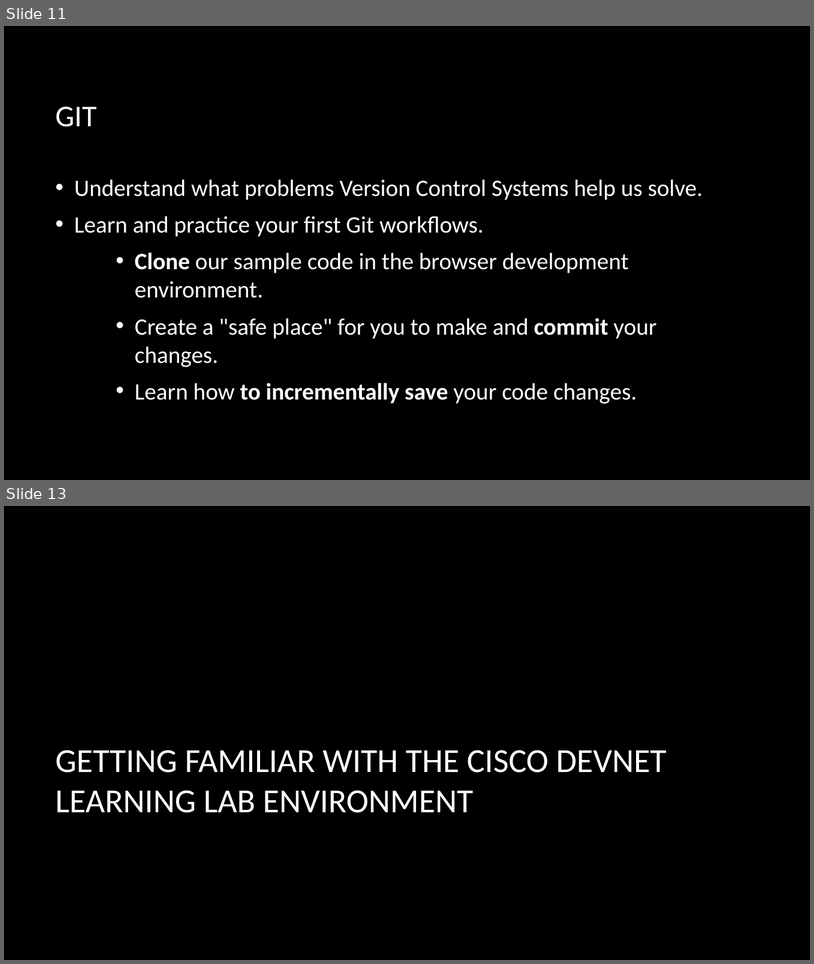
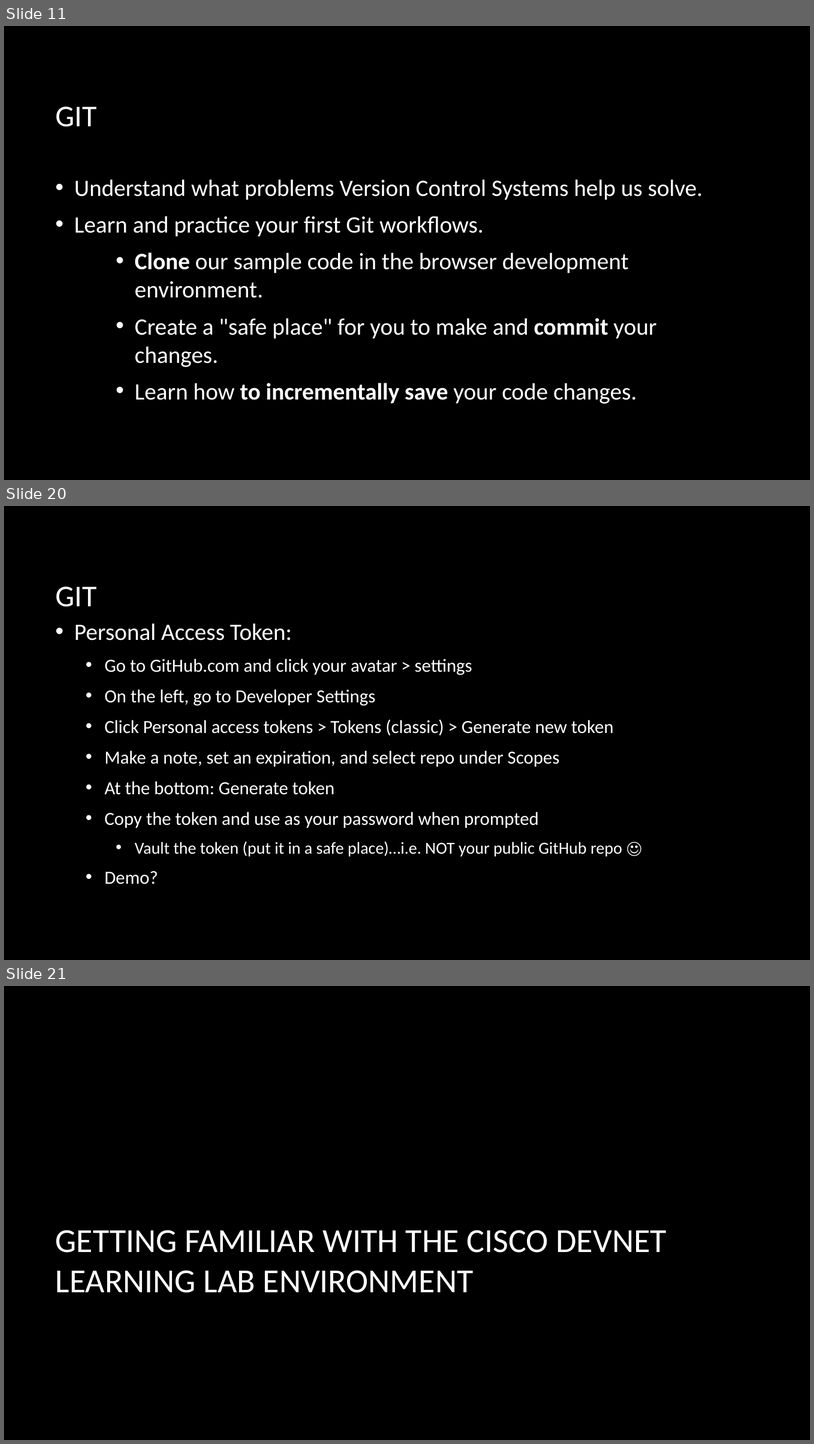
Before and after one commit to CiscoDevNet/WASTC2024-vFDW, a slide deck: 1-Monday/Intro-to-Git/WASTC2024-vFDW-Intro-to-Git.pptx. Shown one above the other, each under a label of ours: slides 11 and 13 before the commit, slides 11, 20 and 21 after it; the slides between them are not shown. The pictures are 814x964 and 814x1444 pixels, drawn with LibreOffice and Linux fonts; fonts in the diff are those of the drawing; background and template pictures are left out. Boxes give left, top, right and bottom in pixels: in the first picture for what was removed or moved away, otherwise in the second. Text is boxed around its words. In the diff, an @@ line names an element or a change of style, - is before the commit and + after.

```diff
--- a/1-Monday/Intro-to-Git/WASTC2024-vFDW-Intro-to-Git.pptx
+++ b/1-Monday/Intro-to-Git/WASTC2024-vFDW-Intro-to-Git.pptx
@@ slide 20 added at <box>4,506,810,960</box>, background picture (left out) @@
@@ title added at <box>56,586,97,607</box>, 36 pt, text #FFFFFF @@
+GIT
@@ text added at <box>105,658,623,884</box>, 22 pt, text #FFFFFF @@
+• Personal Access Token:
+  • Go to GitHub.com and click your avatar > settings
+  • On the left, go to Developer Settings
+  • Click Personal access tokens > Tokens (classic) > Generate new token
+  • Make a note, set an expiration, and select repo under Scopes
+  • At the bottom: Generate token
+  • Copy the token and use as your password when prompted
+    • Vault the token (put it in a safe place)…i.e. NOT your public GitHub repo ☺
+  • Demo?
@@ what was slide 13 is now slide 21 @@
```
Also in this commit, not shown: 1 slide changed, 8 other slides added, 1 slide removed.
